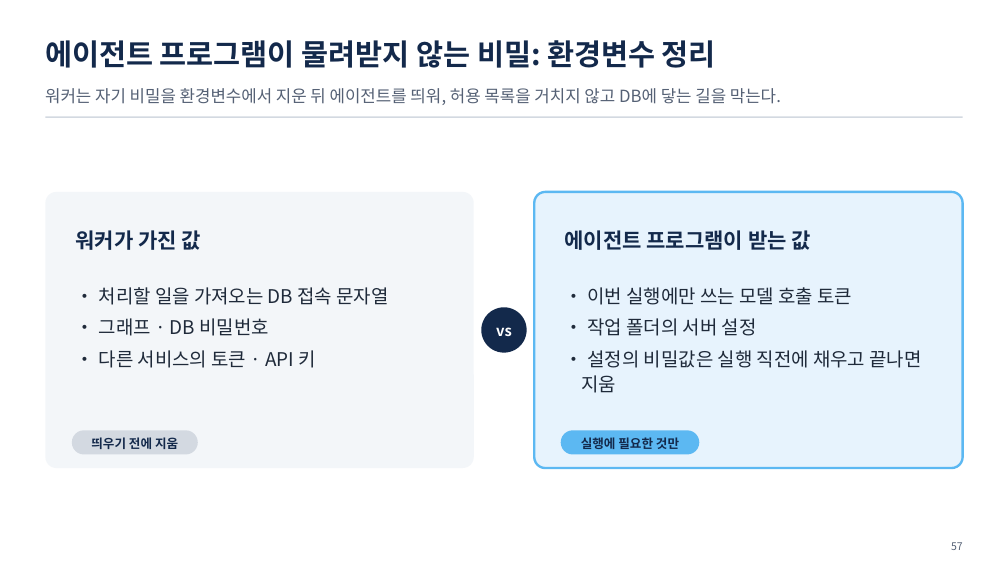
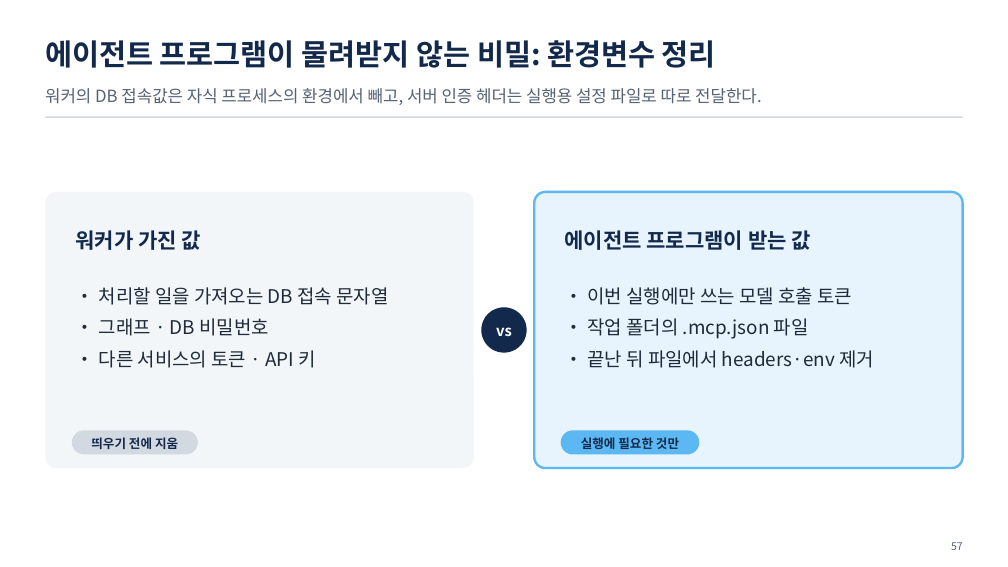
Before and after one commit to uengine-oss/hyd-iot-edu, a slide deck: slide 57 of workspace/강의제작/산출물/통합반/이론/06회차/통합반_06일차.pptx. Drawn at 1008x567 pixels with LibreOffice and Linux fonts; fonts in the diff are those of the drawing. Boxes give left, top, right and bottom in pixels: in the first picture for what was removed or moved away, otherwise in the second. Text is boxed around its words. In the diff, an @@ line names an element or a change of style, - is before the commit and + after.

Commit message:
통합반 6회차 03편 54~61장 덱·낭독·강조·쉼의 수정과 독립 검토를 반영한다

```diff
--- a/workspace/강의제작/산출물/통합반/이론/06회차/통합반_06일차.pptx
+++ b/workspace/강의제작/산출물/통합반/이론/06회차/통합반_06일차.pptx
@@ text at <box>45,88,762,105</box>: text changed @@
-워커는 자기 비밀을 환경변수에서 지운 뒤 에이전트를 띄워, 허용 목록을 거치지 않고 DB에 닿는 길을 막는다.
+워커의 DB 접속값은 자식 프로세스의 환경에서 빼고, 서버 인증 헤더는 실행용 설정 파일로 따로 전달한다.
@@ text at <box>587,318,874,368</box>: text changed @@
-• 작업 폴더의 서버 설정
-• 설정의 비밀값은 실행 직전에 채우고 끝나면 지움
+• 작업 폴더의 .mcp.json 파일
+• 끝난 뒤 파일에서 headers·env 제거
```
Also in this commit, not shown: 7 other slides changed, 24 other files.
